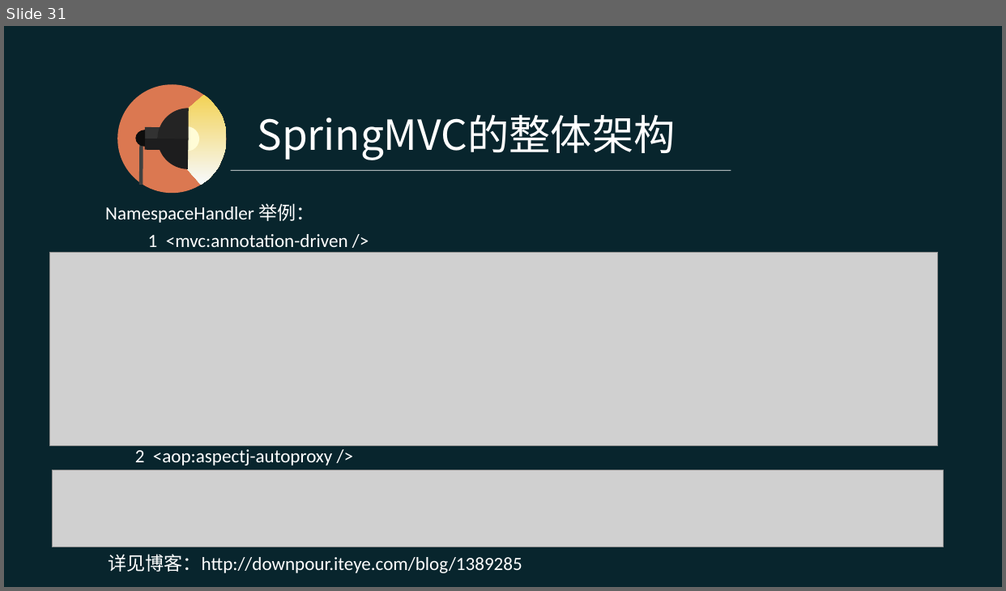
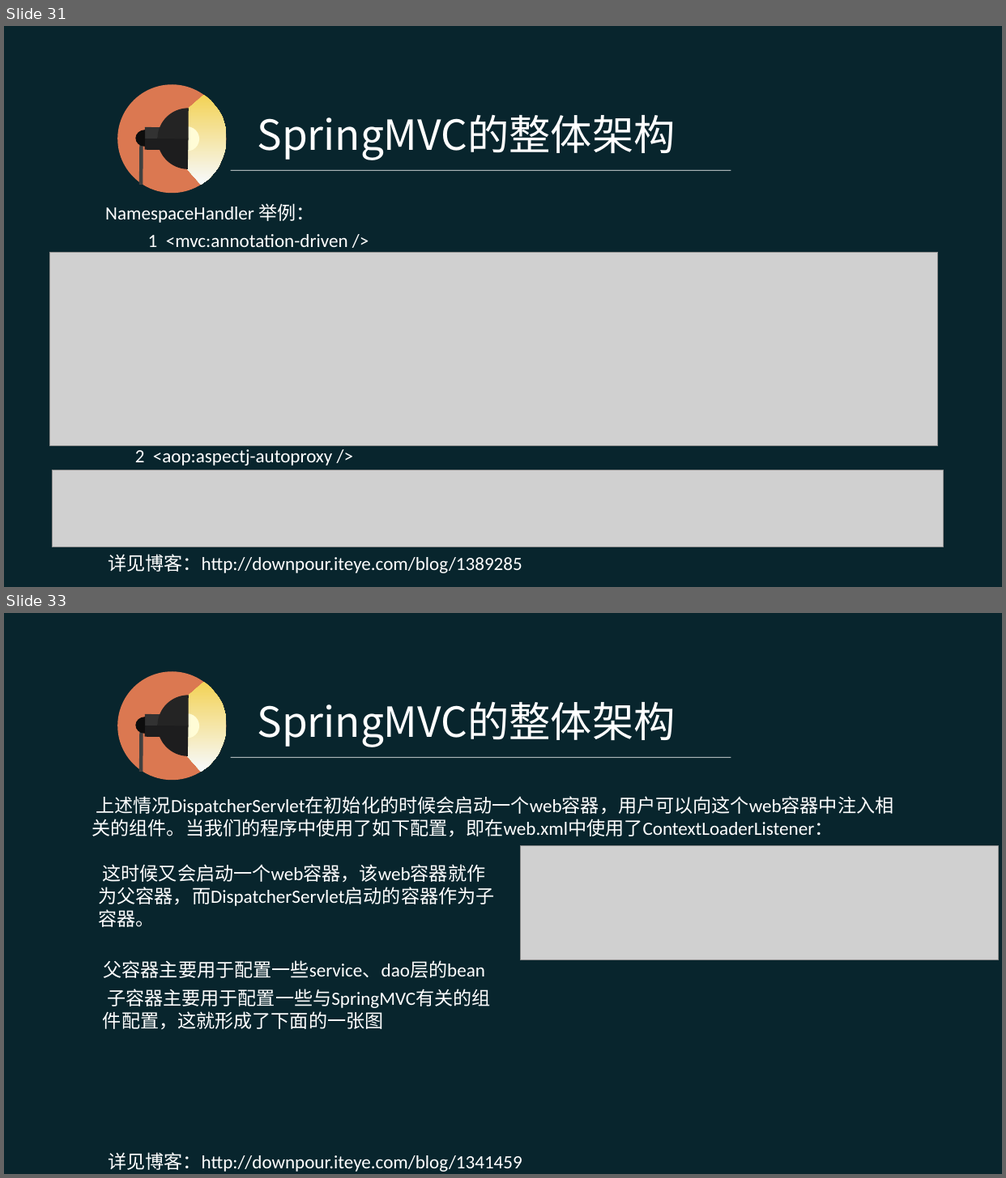
Before and after one commit to pingpangkuangmo/blog, a slide deck: 2015-4/SpringMVC的设计分享.ppt. Shown one above the other, each under a label of ours: slide 31 before the commit, slides 31 and 33 after it; the slides between them are not shown. The pictures are 1006x591 and 1006x1178 pixels, drawn with LibreOffice and Linux fonts; fonts in the diff are those of the drawing; grey boxes stand for pictures. Boxes give left, top, right and bottom in pixels: in the first picture for what was removed or moved away, otherwise in the second. Text is boxed around its words. In the diff, an @@ line names an element or a change of style, - is before the commit and + after.

Commit message:
SpringMVC ppt完成

```diff
--- a/2015-4/SpringMVC的设计分享.ppt
+++ b/2015-4/SpringMVC的设计分享.ppt
@@ slide 33 added at bbox=[4, 613, 1002, 1174], background #08252D @@
@@ text added at bbox=[258, 702, 675, 747], 40 pt, text #FFFFFF @@
+SpringMVC的整体架构
@@ group added at bbox=[117, 671, 227, 781]: 5 freeform shapes, 2 rectangles, 1 ellipse, 1 line @@
@@ line added from (231, 757) to (731, 757), #FFFFFF 0.51 pt @@
@@ text added at bbox=[92, 796, 894, 837], 18 pt, text #FFFFFF @@
+上述情况DispatcherServlet在初始化的时候会启动一个web容器，用户可以向这个web容器中注入相关的组件。当我们的程序中使用了如下配置，即在web.xml中使用了ContextLoaderListener：
@@ picture added at bbox=[520, 846, 997, 960] @@
@@ text added at bbox=[99, 864, 495, 927], 18 pt, text #FFFFFF @@
+这时候又会启动一个web容器，该web容器就作为父容器，而DispatcherServlet启动的容器作为子容器。
@@ text added at bbox=[104, 960, 485, 978], 18 pt, text #FFFFFF @@
+父容器主要用于配置一些service、dao层的bean
@@ text added at bbox=[103, 989, 491, 1030], 18 pt, text #FFFFFF @@
+子容器主要用于配置一些与SpringMVC有关的组件配置，这就形成了下面的一张图
@@ text added at bbox=[108, 1152, 522, 1172], 18 pt, text #FFFFFF @@
+详见博客：http://downpour.iteye.com/blog/1341459
```
Also in this commit, not shown: 2 slides changed, 2 other slides added.
